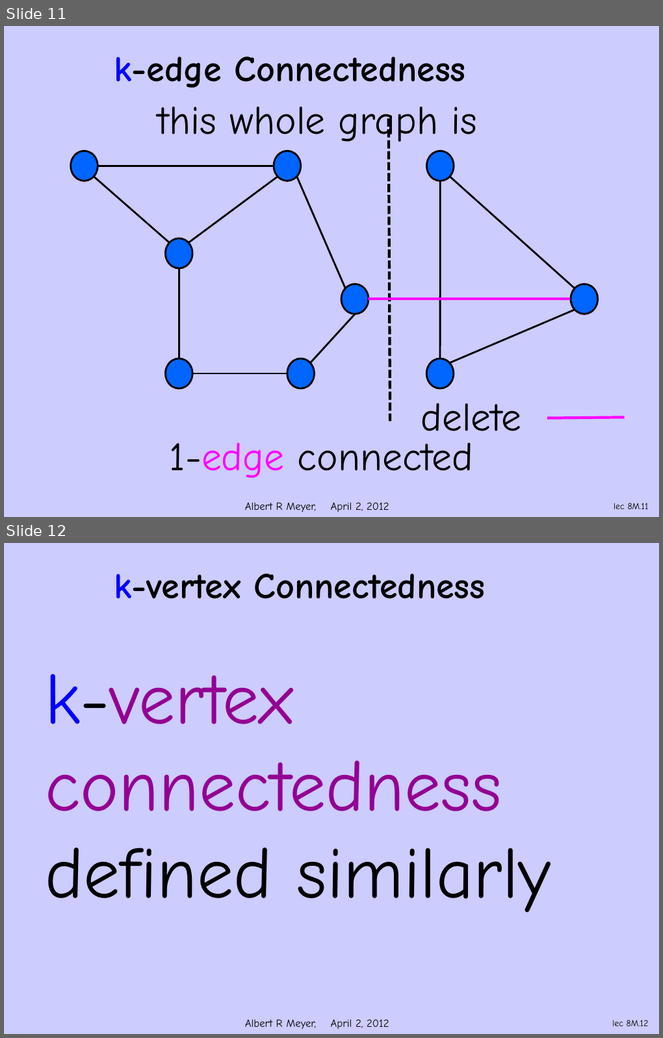
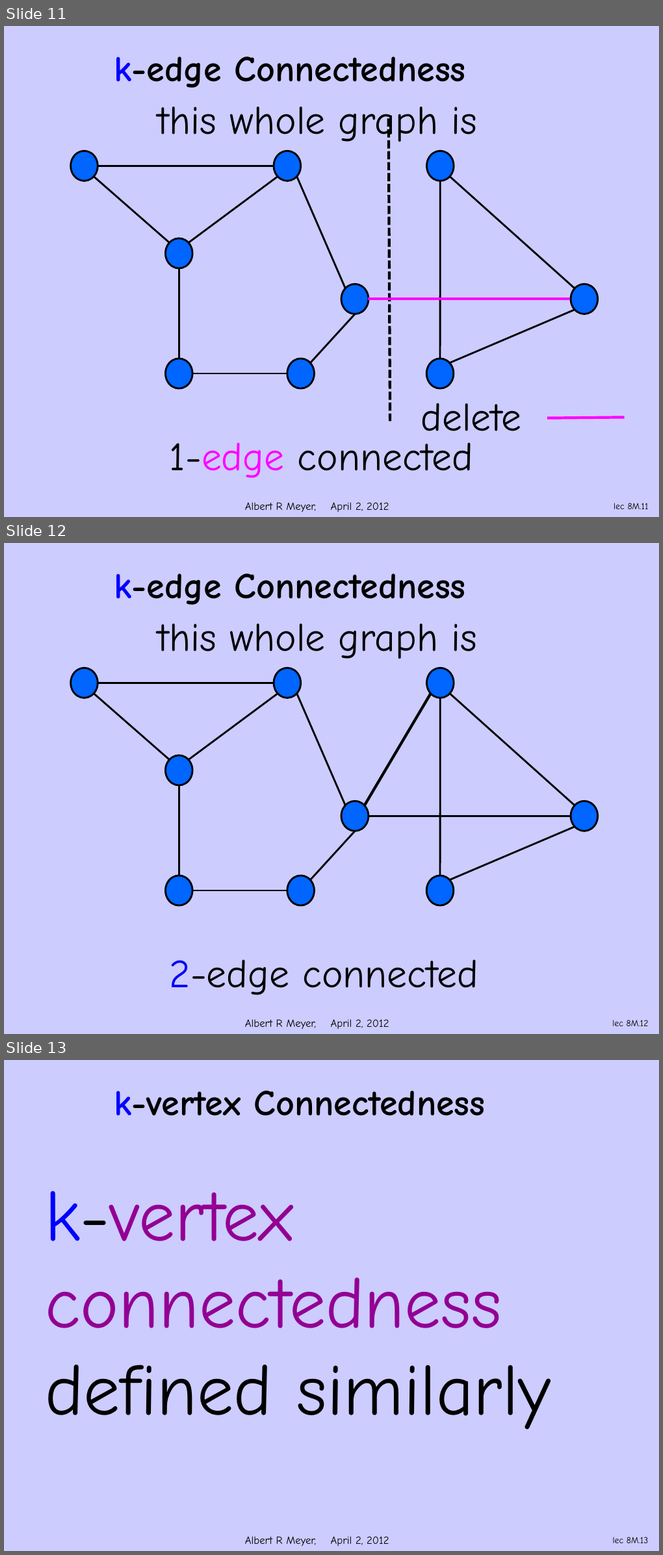
Before and after one commit to armeyer/mcs_web, a slide deck: spring12/slidesS12/simple-k-connect.pptx. Shown one above the other, each under a label of ours: slides 11 and 12 before the commit, slides 11, 12 and 13 after it. The pictures are 663x1038 and 663x1555 pixels, drawn with LibreOffice and Linux fonts; fonts in the diff are those of the drawing; background and template pictures are left out. Boxes give left, top, right and bottom in pixels: in the first picture for what was removed or moved away, otherwise in the second. Text is boxed around its words. In the diff, an @@ line names an element or a change of style, - is before the commit and + after.

```diff
--- a/spring12/slidesS12/simple-k-connect.pptx
+++ b/spring12/slidesS12/simple-k-connect.pptx
@@ slide 12 added at (x1=4, y1=543, x2=659, y2=1034), background #CCCCFF; not listed: 1 template element that a slide beside it also shows @@
@@ title added at (x1=114, y1=574, x2=466, y2=605), 40 pt, text #000000, bold @@
+k-edge Connectedness
@@ text added at (x1=158, y1=624, x2=478, y2=659), 44 pt, text #000000 @@
+this whole graph is
@@ ellipse added at (x1=71, y1=668, x2=98, y2=698), fill #0066FF, outline #000000 2 pt @@
@@ ellipse added at (x1=274, y1=668, x2=301, y2=698), fill #0066FF, outline #000000 2 pt @@
@@ ellipse added at (x1=426, y1=668, x2=453, y2=698), fill #0066FF, outline #000000 2 pt @@
@@ line added from (94, 694) to (169, 760), #000000 2 pt @@
@@ line added from (274, 683) to (98, 683), #000000 2 pt @@
@@ line added from (189, 760) to (278, 694), #000000 2 pt @@
@@ line added from (297, 694) to (345, 806), #000000 2 pt @@
@@ line added from (364, 806) to (430, 694), #000000 3 pt @@
@@ line added from (440, 698) to (440, 876), #000000 2 pt @@
@@ line added from (450, 694) to (575, 806), #000000 2 pt @@
@@ ellipse added at (x1=166, y1=756, x2=192, y2=785), fill #0066FF, outline #000000 2 pt @@
@@ line added from (179, 785) to (179, 876), #000000 2 pt @@
@@ ellipse added at (x1=341, y1=801, x2=369, y2=832), fill #0066FF, outline #000000 2 pt @@
@@ ellipse added at (x1=571, y1=801, x2=597, y2=832), fill #0066FF, outline #000000 2 pt @@
@@ line added from (311, 880) to (355, 832), #000000 2 pt @@
@@ line added from (368, 816) to (571, 816), #000000 2 pt @@
@@ line added from (575, 826) to (449, 880), #000000 2 pt @@
@@ ellipse added at (x1=166, y1=876, x2=192, y2=906), fill #0066FF, outline #000000 2 pt @@
@@ line added from (192, 891) to (287, 891), #000000 2 pt @@
@@ ellipse added at (x1=287, y1=876, x2=314, y2=906), fill #0066FF, outline #000000 2 pt @@
@@ ellipse added at (x1=426, y1=876, x2=453, y2=906), fill #0066FF, outline #000000 2 pt @@
@@ text added at (x1=170, y1=960, x2=478, y2=995), 44 pt, text #000000 @@
+2-edge connected
@@ page number added at (x1=612, y1=1020, x2=649, y2=1027), 10 pt, text #000000 @@
+lec 8M.12
@@ what was slide 12 is now slide 13 @@
@@ page number at (x1=613, y1=1537, x2=649, y2=1544): text changed @@
-lec 8M.12
+lec 8M.13
```
Also in this commit, not shown: 3 slides changed, 2 other slides added, 3 other files.
